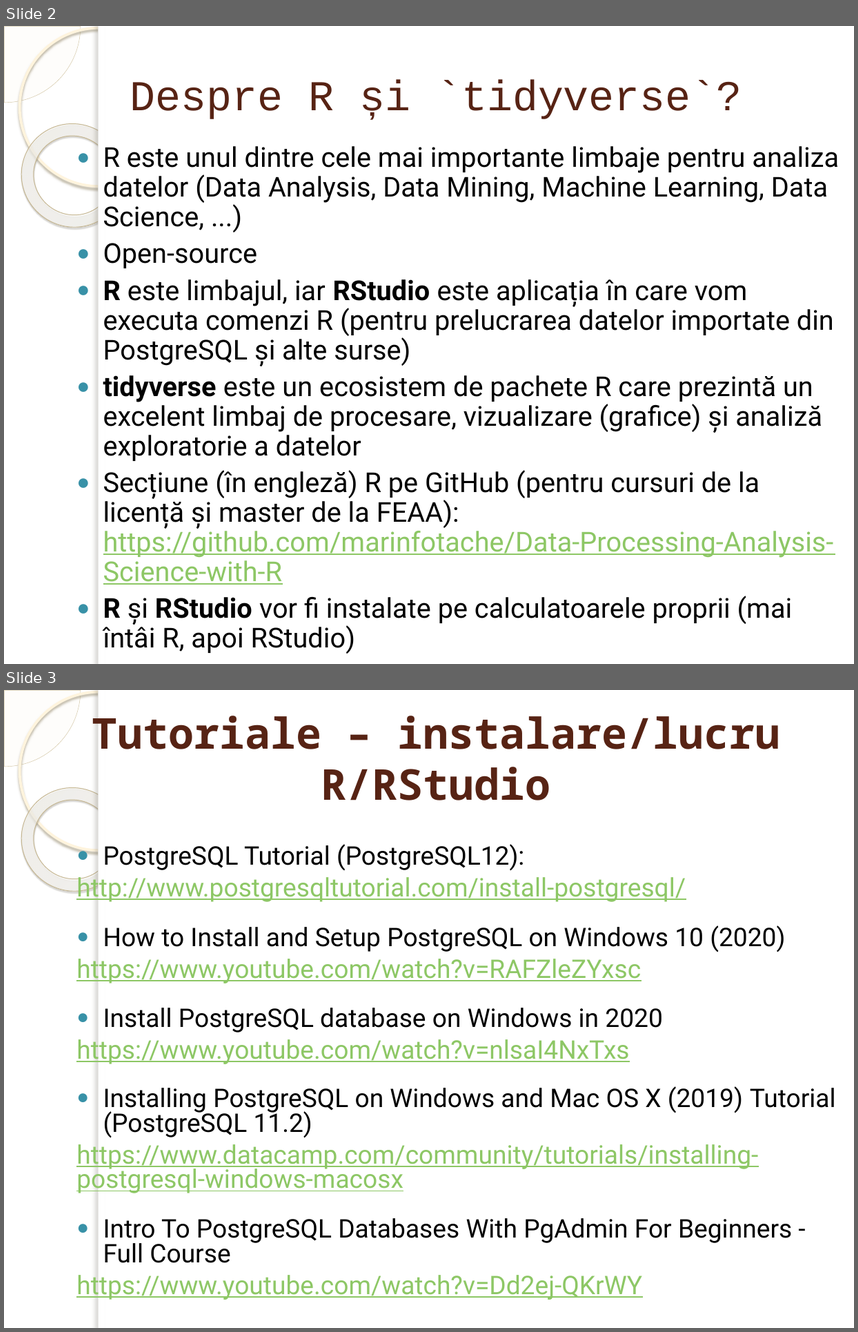
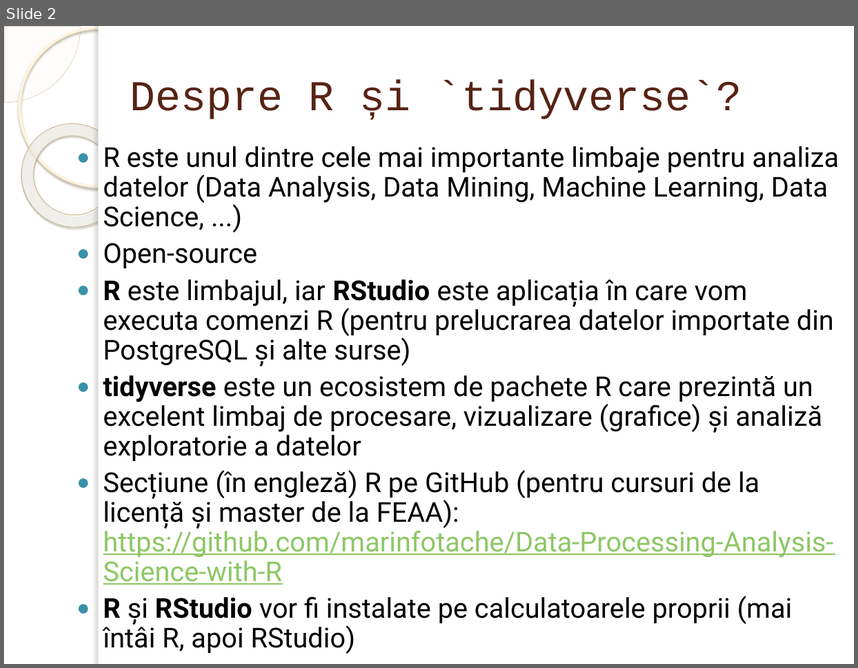
Before and after one commit to marinfotache/Baze-de-date-I, a slide deck: 00_Lucru PostgreSQL si R/00b_Instalare si lucru in R si RStudio.pptx. Shown one above the other, each under a label of ours: slides 2 and 3 before the commit, slide 2 after it. The pictures are 858x1332 and 858x668 pixels, drawn with LibreOffice and Linux fonts; fonts in the diff are those of the drawing; background and template pictures are left out. Boxes give left, top, right and bottom in pixels: in the first picture for what was removed or moved away, otherwise in the second. Text is boxed around its words. In the diff, an @@ line names an element or a change of style, - is before the commit and + after.

```diff
--- a/00_Lucru PostgreSQL si R/00b_Instalare si lucru in R si RStudio.pptx
+++ b/00_Lucru PostgreSQL si R/00b_Instalare si lucru in R si RStudio.pptx
@@ slide 3 removed at bbox=[4, 690, 854, 1328], background picture (left out); not listed: 5 template elements that a slide beside it also shows @@
@@ title removed at bbox=[92, 716, 780, 800] @@
-Tutoriale – instalare/lucru R/RStudio
@@ text removed at bbox=[76, 844, 836, 1299] @@
-● PostgreSQL Tutorial (PostgreSQL12):
-http://www.postgresqltutorial.com/install-postgresql/
-● How to Install and Setup PostgreSQL on Windows 10 (2020)
-https://www.youtube.com/watch?v=RAFZleZYxsc
-● Install PostgreSQL database on Windows in 2020
-https://www.youtube.com/watch?v=nlsaI4NxTxs
-● Installing PostgreSQL on Windows and Mac OS X (2019) Tutorial (PostgreSQL 11.2)
-https://www.datacamp.com/community/tutorials/installing-postgresql-windows-macosx
-● Intro To PostgreSQL Databases With PgAdmin For Beginners - Full Course
-https://www.youtube.com/watch?v=Dd2ej-QKrWY
```
Also in this commit, not shown: 1 other slide removed.
